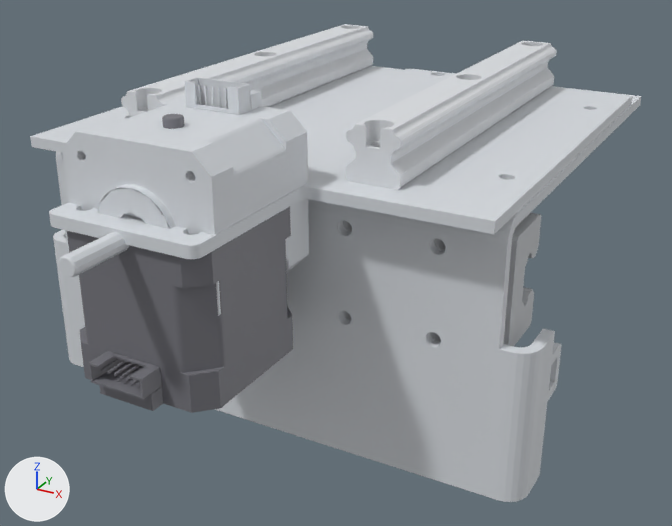
A saved change to the glTF model digital_twin/URDF/meshes/toolhead_carriage.glb.
The view is the same before and after, from a 50 mm camera at (0.135, -0.211, 0.102) aimed at (0.007, 0.021, -0.014). Arrows for +X, +Y and +Z are at lower left; the lights stay in place. The older version comes first.

The scene before the commit, as lines of its bpy script (objects in view):
```python
me_toolhead_carriage_1_base_step_1 = bpy.data.meshes.new('Toolhead Carriage-1/base.step-1')
me_toolhead_carriage_1_base_step_1.from_pydata(...)  # 854 vertices, 1760 faces; spans x -0.081..0.081, y -0.013..0.128, z -0.056..0.023
me_toolhead_carriage_1_base_step_1.materials.append(mat_defaultmaterial_003)
me_toolhead_carriage_1_hgr15_70mm_1 = bpy.data.meshes.new('Toolhead Carriage-1/HGR15 70mm-1')
me_toolhead_carriage_1_hgr15_70mm_1.from_pydata(...)  # 446 vertices, 900 faces; spans x -0.0433..-0.0283, y -0.0135..0.1147, z 0.026..0.041
me_toolhead_carriage_1_hgr15_70mm_1.materials.append(mat_defaultmaterial_001)
me_toolhead_carriage_1_z_axis_mount_2 = bpy.data.meshes.new('Toolhead Carriage-1/Z-Axis Mount-2')
me_toolhead_carriage_1_z_axis_mount_2.from_pydata(...)  # 32186 vertices, 49474 faces; spans x -0.072..0.071, y -0.083..0.117, z 0.002..0.051
me_toolhead_carriage_1_z_axis_mount_2.materials.append(mat_defaultmaterial_004)
ob_pt_18_2 = bpy.data.objects.new('pt_18#2', me_toolhead_carriage_1_hgr15_70mm_1)
ob_pt_18_2.location = (0.0, 0.0, 0.0)
ob_pt_45_4 = bpy.data.objects.new('pt_45#4', me_toolhead_carriage_1_base_step_1)
ob_pt_45_4.location = (0.0, 0.0, 0.0)
ob_pt_49_5 = bpy.data.objects.new('pt_49#5', me_toolhead_carriage_1_z_axis_mount_2)
ob_pt_49_5.location = (0.0, 0.0, 0.0)
# also in view: 'pt_16#7' at (0.041, 0.002, 0.0); 'pt_28#0' at (0.0, -0.048, 0.015); 'pt_18#3' at (0.036, 0.051, 0.034)
```
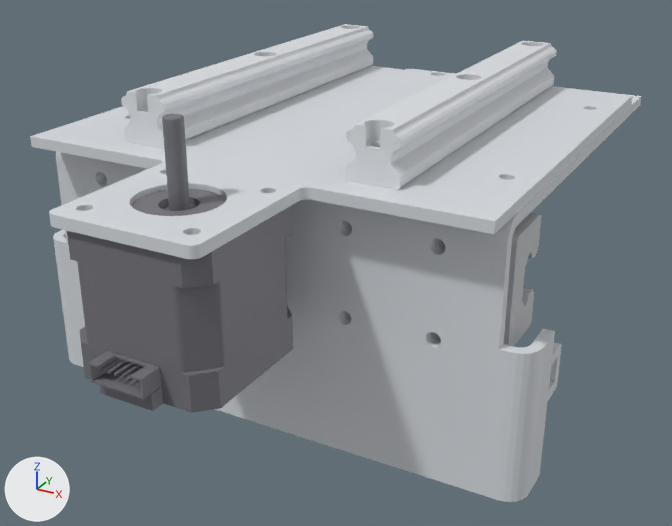
Changed parts and their boxes (x1, y1, x2, y2) in the pictures (672 x 526 px):
'pt_49#5', reshaped (23% shorter): before (30, 66, 633, 316); after (30, 66, 633, 259)
part 1 of me_toolhead_carriage_1_z_axis_mount_2, deleted: before (58, 77, 309, 316)

What changed in the scene script:
```text
Change me_toolhead_carriage_1_z_axis_mount_2:
    used by ob_pt_49_5; location = (0.0, 0.0, 0.0)
    remove me_toolhead_carriage_1_z_axis_mount_2.from_pydata(...)  # 32186 vertices, 49474 faces; spans x -0.072..0.071, y -0.083..0.117, z 0.002..0.051
    add me_toolhead_carriage_1_z_axis_mount_2.from_pydata(...)  # 944 vertices, 1940 faces; spans x -0.072..0.071, y -0.067..0.117, z 0.023..0.026
    me_toolhead_carriage_1_z_axis_mount_2 part 1: 13 loose pieces with 31242 vertices, spanning x -0.021..0.021, y -0.083..-0.019, z 0.002..0.051, are deleted
    other edits to the shape of me_toolhead_carriage_1_z_axis_mount_2 do not show in these pictures
```
